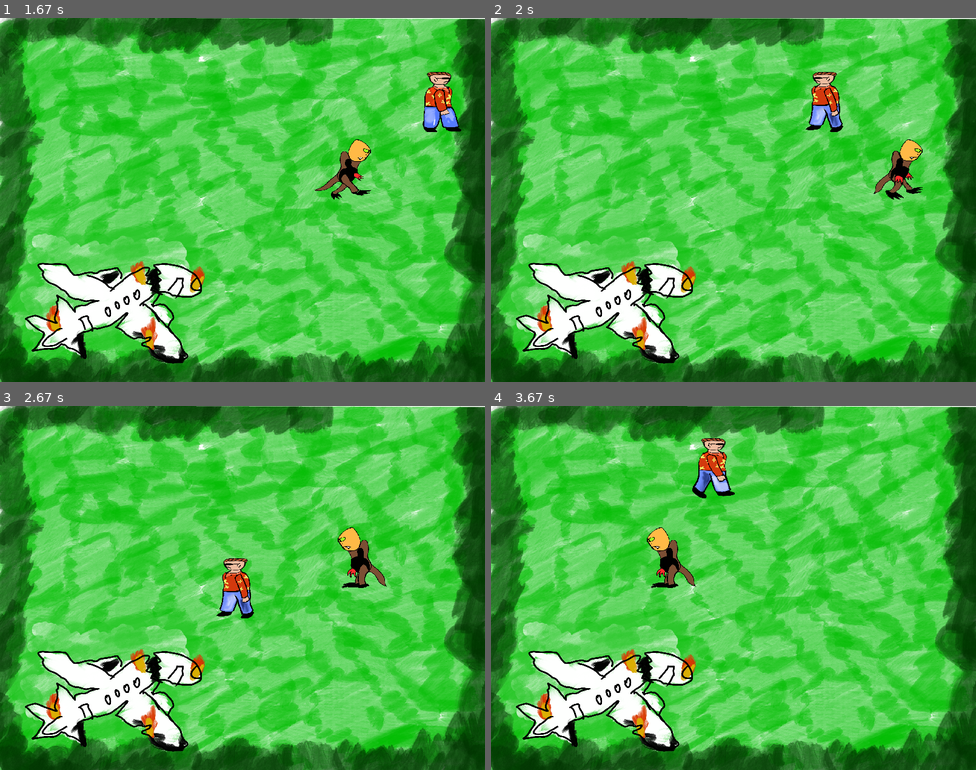
Above: before the commit, frames 1-4 (two rows, left to right).
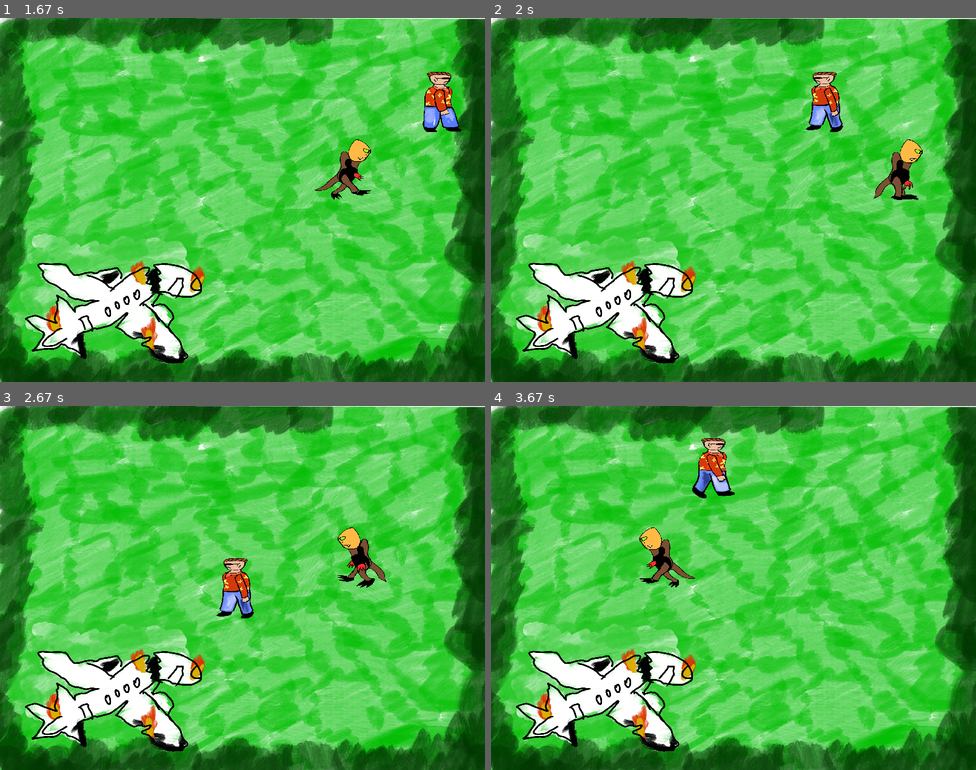
Above: after the commit, the same moments.

Repository: sartep1996/Final_Project_PyGame
Game: pygame game, started from main.py
Two runs of this game, one before a commit and one after it. Both use one fixed random seed, a clock stepped at 60 frames per second and the inputs below.
Inputs:
- Up to frame 1 (1.67 s): hold D 0.33-0.8 s; hold W 0.83-1.13 s; hold D 1.17-1.63 s
- Up to frame 2 (2 s): hold A from 1.67 s (still down)
- Up to frame 3 (2.67 s): release A at 2.2 s; hold S 2.23-2.53 s; hold A from 2.57 s (still down)
- Up to frame 4 (3.67 s): release A at 2.97 s; hold W 3-3.37 s; hold D from 3.4 s (still down)

Frame 1 is identical in both runs. In frame 2, 0.5% of the frame differs, in the area x 78-89%, y 33-50%; in frame 3, 0.5%; in frame 4, 0.8%, in the area x 30-43%, y 33-50%.

Commit message:
continue working on attacking mosnter animation

Diff:
--- a/main.py
+++ b/main.py
@@ -41,7 +41,7 @@
 
     player_rect = player.player_rect # Assuming you have a player object with a rect attribute
 
-    monster1.monster_update(player_rect)
+    monster1.monster_update(player_rect, screen)
 
 
 
--- a/monster_1.py
+++ b/monster_1.py
@@ -5,7 +5,7 @@
 CLOSE_DISTANCE_THRESHOLD = 140
 
 class Monster1(pg.sprite.Sprite):
-    def __init__(self, x, y, speed, monster_image_down_path_ …(265 unchanged characters)… t_path_2, monster_image_path_raw_right, position ):
+    def __init__(self, x, y, speed, monster_image_down_path_ …(265 unchanged characters)… t_path_2, monster_image_path_raw_right, monster_image_down_path_attack, monster_image_up_path_attack, monster_image_left_path_attack, monster_image_right_path_attack, position ):
         super().__init__()
         self.monster_image_still = pg.transform.scale(pg.image.load(monster_image_path_raw_down).convert_alpha(), (100, 100))
 
@@ -14,22 +14,29 @@
         self.monster_image_down_still = pg.transform.scale(pg.image.load(monster_image_path_raw_down).convert_alpha(), (100, 100))
         self.monster_image_down_1 = pg.transform.scale(pg.image.load(monster_image_down_path_1).convert_alpha(), (100, 100))
         self.monster_image_down_2 = pg.transform.scale(pg.image.load(monster_image_down_path_2).convert_alpha(), (100, 100))
+        self.monster_image_down_attack =  pg.transform.scale(pg.image.load(monster_image_down_path_attack).convert_alpha(), (100, 100))
 
         # This is for player when he is moving up
         self.monster_image_up_still = pg.transform.scale(pg.image.load(monster_image_path_raw_up).convert_alpha(), (100, 100))
         self.monster_image_up_1 = pg.transform.scale(pg.image.load(monster_image_up_path_1).convert_alpha(), (100, 100))
         self.monster_image_up_2 = pg.transform.scale(pg.image.load(monster_image_up_path_2).convert_alpha(), (100, 100))
+        self.monster_image_up_attack =  pg.transform.scale(pg.image.load(monster_image_up_path_attack).convert_alpha(), (100, 100))
+
 
         # This is for player when he is moving left
         self.monster_image_left_still = pg.transform.scale(pg.image.load(monster_image_path_raw_left).convert_alpha(), (100, 100))
         self.monster_image_left_1 = pg.transform.scale(pg.image.load(monster_image_left_path_1).convert_alpha(), (100, 100))
         self.monster_image_left_2 = pg.transform.scale(pg.image.load(monster_image_left_path_2).convert_alpha(), (100, 100))
+        self.monster_image_left_attack =  pg.transform.scale(pg.image.load(monster_image_left_path_attack).convert_alpha(), (100, 100))
+
 
         #This is for player moving right
 
         self.monster_image_right_still = pg.transform.scale(pg.image.load(monster_image_path_raw_right).convert_alpha(), (100, 100))
         self.monster_image_right_1 = pg.transform.scale(pg.image.load(monster_image_right_path_1).convert_alpha(), (100, 100))
         self.monster_image_right_2 = pg.transform.scale(pg.image.load(monster_image_right_path_2).convert_alpha(), (100, 100))
+        self.monster_image_right_attack =  pg.transform.scale(pg.image.load(monster_image_right_path_attack).convert_alpha(), (100, 100))
+
 
         # The rest of the charackteristics
         self.monster_rect = self.monster_image_still.get_rect()
@@ -42,6 +49,7 @@
         self.last_frame_time = time.time()
         self.should_follow_player = False
         self.patrol_mode = True
+        self.monster_is_attacking = False
         # self.check_collision = True
 
 
@@ -55,17 +63,24 @@
         self.monster_rect.topleft = (x, y)
 
 
-    def monster_update(self, player_rect):
+    def monster_update(self, player_rect, screen):
 
         self.monster_patrol_left_right()
-
 
         if self.should_follow_player:
             self.monster_follow_player(player_rect)
+        self.monster_animate_when_following(player_rect)
 
         self.monster_collides_with(player_rect)
+
         self.monster_animate()
-        self.monster_animate_when_following(player_rect)
+
+        if self.monster_is_attacking:
+            self.monster_attack_player(player_rect, screen)
+            if self.animation_timer >= self.animation_delay:
+                self.monster_is_attacking = False
+        else:
+            self.monster_animate_when_following(player_rect)
     '''
     def monster_update is main function that is responsible for updating monster, it has all the other functions, responsible for monster behaviour
     '''
@@ -181,6 +196,8 @@
 
 
 
+
+
     def folowing_monster_sprites_update(self, player_rect, distance):
         dx = player_rect.center[0] - self.monster_rect.center[0]
         dy = player_rect.center[1] - self.monster_rect.center[1]
@@ -200,11 +217,24 @@
                 self.direction = -1
                 self.last_moved = self.monster_image_up_still
 
-    def monster_attack_player(self, player_rect):
         player_vector = pg.math.Vector2(player_rect.center)
         monster_vector = pg.math.Vector2(self.monster_rect.center)
         player_distance = player_vector.distance_to(monster_vector)
 
+        if player_distance < CLOSE_DISTANCE_THRESHOLD:
+            self.monster_is_attacking = True
+        else:
+            self.monster_is_attacking = False
+
+
+
+    def monster_attack_player(self, player_rect, screen):
+        player_vector = pg.math.Vector2(player_rect.center)
+        monster_vector = pg.math.Vector2(self.monster_rect.center)
+        player_distance = player_vector.distance_to(monster_vector)
+
+        self.monster_is_attacking = True
+
         dx = player_rect.center[0] - self.monster_rect.center[0]
         dy = player_rect.center[1] - self.monster_rect.center[1]
 
@@ -212,19 +242,17 @@
             if abs(dx) > abs(dy):
                 if dx > 0:
                     self.direction = 0
-                    self.last_moved = self.monster_image_left_still
-                else:
-                    self.direction = 0
-                    self.last_moved = self.monster_image_right_still
+                    screen.blit(self.monster_image_left_attack, self.monster_rect)
+                else:
+                    self.direction = 0
+                    screen.blit(self.monster_image_right_attack, self.monster_rect)
             else:
                 if dy > 0:
                     self.direction = 0
-                    self.last_moved = self.monster_image_down_still
-                else:
-                    self.direction = 0
-                    self.last_moved = self.monster_image_up_still
-
-
+                    screen.blit(self.monster_image_down_attack, self.monster_rect)
+                else:
+                    self.direction = 0
+                    screen.blit(self.monster_image_up_attack, self.monster_rect)
 
 
 
@@ -263,24 +291,30 @@
         monster_vector = pg.math.Vector2(self.monster_rect.center)
         player_distance = player_vector.distance_to(monster_vector)
         if player_distance < CLOSE_DISTANCE_THRESHOLD:
-            self.is_monster_image = True
+            self.is_monster_image = False
 
 
 
 monster_image_path_raw_down = 'Images/Monster_1_sprites/monster_down_still.png'
 monster_image_down_path_1 = 'Images/Monster_1_sprites/monster_down_1.png'
 monster_image_down_path_2 = 'Images/Monster_1_sprites/monster_down_2.png'
+monster_image_down_path_attack = 'Images/Monster_1_sprites/monster_down_attack.png'
 
 monster_image_path_raw_up = 'Images/Monster_1_sprites/monster_up_still.png'
 monster_image_up_path_1 = 'Images/Monster_1_sprites/monster_up_1.png'
 monster_image_up_path_2 = 'Images/Monster_1_sprites/monster_up_2.png'
+monster_image_up_path_attack = 'Images/Monster_1_sprites/monster_up_attack.png'
 
 monster_image_path_raw_left= 'Images/Monster_1_sprites/monster_left_still.png'
 monster_image_left_path_1 = 'Images/Monster_1_sprites/monster_left_1.png'
 monster_image_left_path_2 = 'Images/Monster_1_sprites/monster_left_2.png'
+monster_image_left_path_attack = 'Images/Monster_1_sprites/monster_left_attack.png'
+
 
 monster_image_path_raw_right= 'Images/Monster_1_sprites/monster_right_still.png'
 monster_image_right_path_1 = 'Images/Monster_1_sprites/monster_right_1.png'
 monster_image_right_path_2 = 'Images/Monster_1_sprites/monster_right_2.png'
-
-monster1 = Monster1(5, 5, 5, monster_image_down_path_1, monster_image_down_path_2, monster_image_path_raw_down, monster_image_up_path_1, monster_image_up_path_2, monster_image_path_raw_up, monster_image_left_path_1, monster_image_left_path_2, monster_image_path_raw_left, monster_image_right_path_1, monster_image_right_path_2, monster_image_path_raw_right, (50, 50))
+monster_image_right_path_attack = 'Images/Monster_1_sprites/monster_right_attack.png'
+
+
+monster1 = Monster1(5, 5, 5, monster_image_down_path_1, monster_image_down_path_2, monster_image_path_raw_down, monster_image_up_path_1, monster_image_up_path_2, monster_image_path_raw_up, monster_image_left_path_1, monster_image_left_path_2, monster_image_path_raw_left, monster_image_right_path_1, monster_image_right_path_2, monster_image_path_raw_right, monster_image_down_path_attack, monster_image_up_path_attack, monster_image_left_path_attack, monster_image_right_path_attack, (50, 50))
